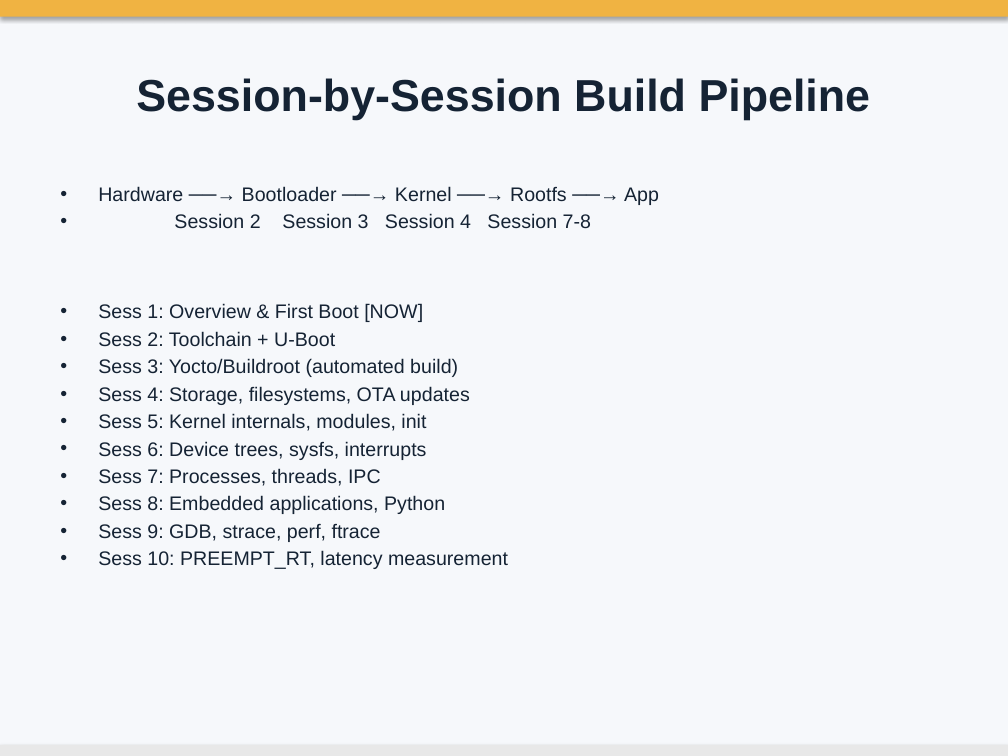
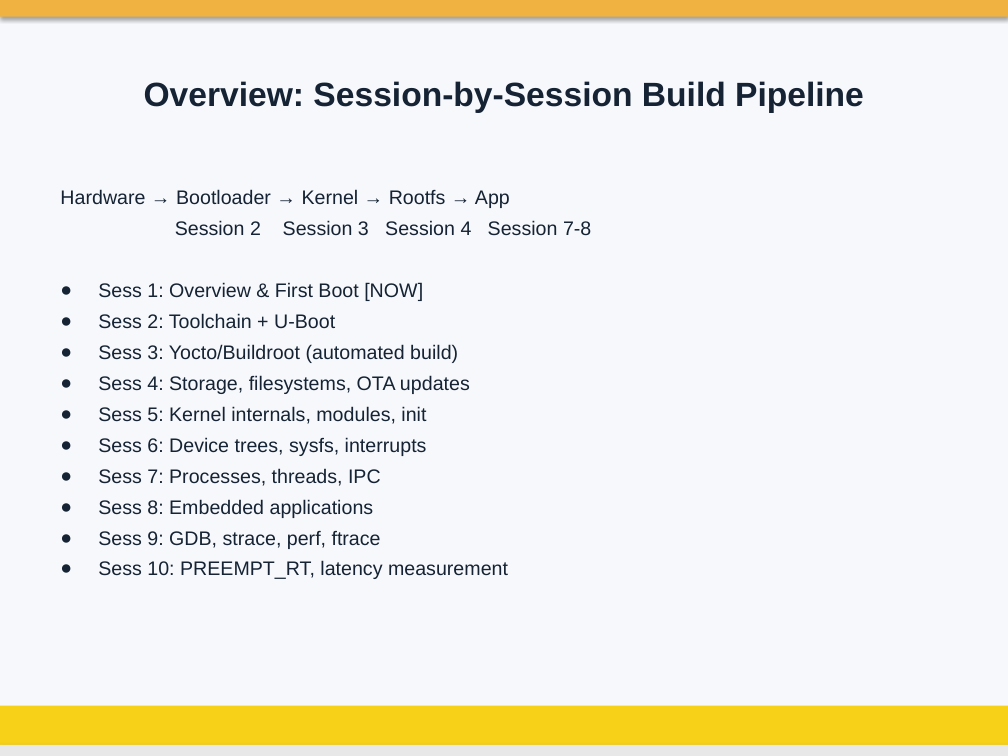
Before and after one commit to aircable/EmbeddedLinuxCourse, a slide deck: slide 14 of slides/01_Course.pptx (slide 13 before the commit). Drawn at 1008x756 pixels with LibreOffice and Linux fonts; fonts in the diff are those of the drawing; background and template pictures are left out. Boxes give left, top, right and bottom in pixels: in the first picture for what was removed or moved away, otherwise in the second. Text is boxed around its words. In the diff, an @@ line names an element or a change of style, - is before the commit and + after.

```diff
--- a/slides/01_Course.pptx
+++ b/slides/01_Course.pptx
@@ title at (144, 81, 864, 113): text changed; size 32 to 24 pt @@
-Session-by-Session Build Pipeline
+Overview: Session-by-Session Build Pipeline
@@ text at (60, 189, 510, 208): text changed @@
-• Hardware ──→ Bootloader ──→ Kernel ──→ Rootfs ──→ App
+Hardware → Bootloader → Kernel → Rootfs → App
@@ text at (98, 220, 591, 579): bullet • to none; line spacing 1 to 1.15; bullet • to ● @@
@@ text at (98, 499, 374, 518): text changed @@
-• Sess 8: Embedded applications, Python
+● Sess 8: Embedded applications
@@ rectangle added at (0, 706, 1008, 756), fill #F7D117 @@
```
Also in this commit, not shown: 21 other slides changed, 1 slide added, 2 other files.
